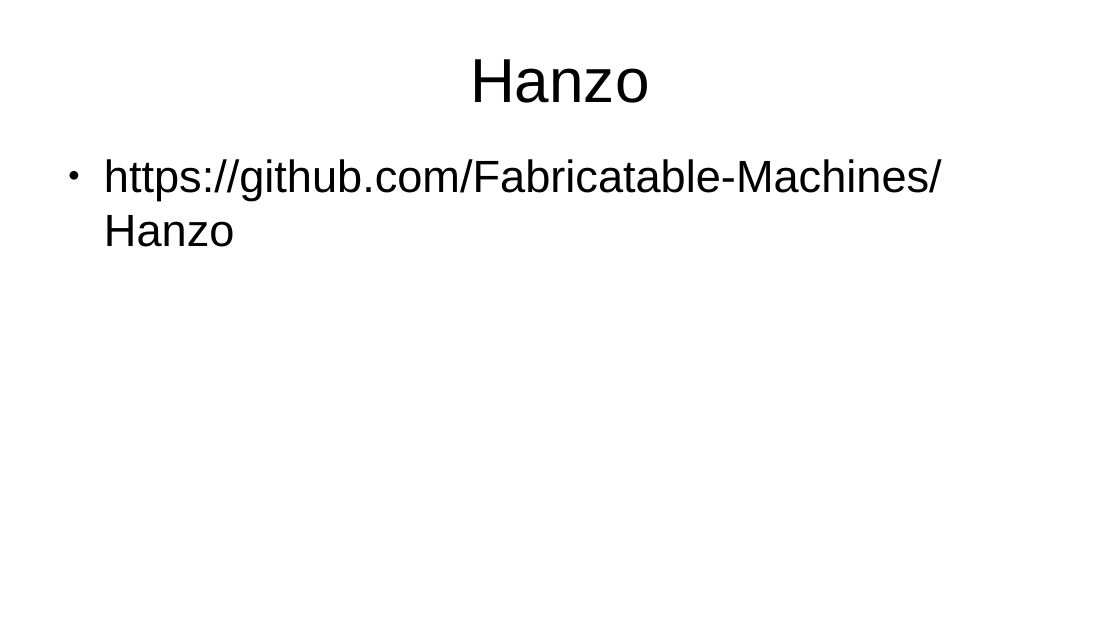
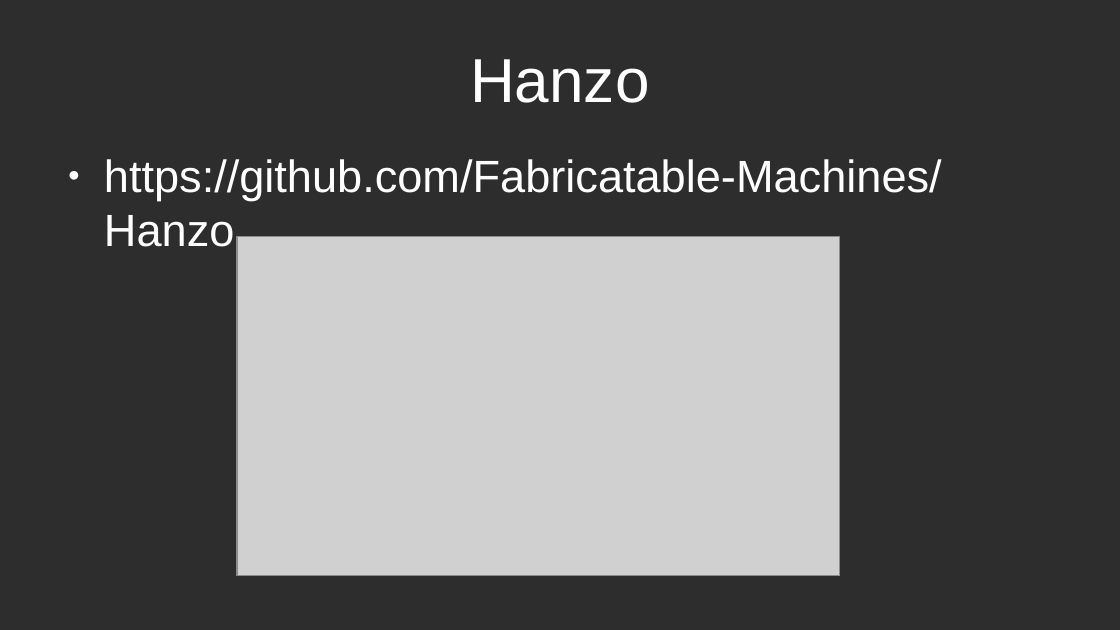
Before and after one commit to Fabricatable-Machines/Media, a slide deck: slide 11 of presenations/fab-academy-machine-recitation-2022-jens-dyvik.odp (slide 9 before the commit). Drawn at 1120x630 pixels with LibreOffice and Linux fonts; fonts in the diff are those of the drawing; grey boxes stand for pictures. Boxes give left, top, right and bottom in pixels: in the first picture for what was removed or moved away, otherwise in the second. Text is boxed around its words. In the diff, an @@ line names an element or a change of style, - is before the commit and + after.

```diff
--- a/presenations/fab-academy-machine-recitation-2022-jens-dyvik.odp
+++ b/presenations/fab-academy-machine-recitation-2022-jens-dyvik.odp
@@ background #FFFFFF to #2D2D2D @@
@@ title "Hanzo" at (470,59,649,103): text colour #000000 to #FFFFFF @@
@@ text "https://github.com/Fabricatable-Machines/Hanzo" at (104,159,942,247): text colour #000000 to #FFFFFF; bullet colour #000000 to #FFFFFF @@
@@ picture added at (237,237,841,576) @@
```
Also in this commit, not shown: 4 other slides changed, 5 slides added, 2 slides removed, 2 other files.
